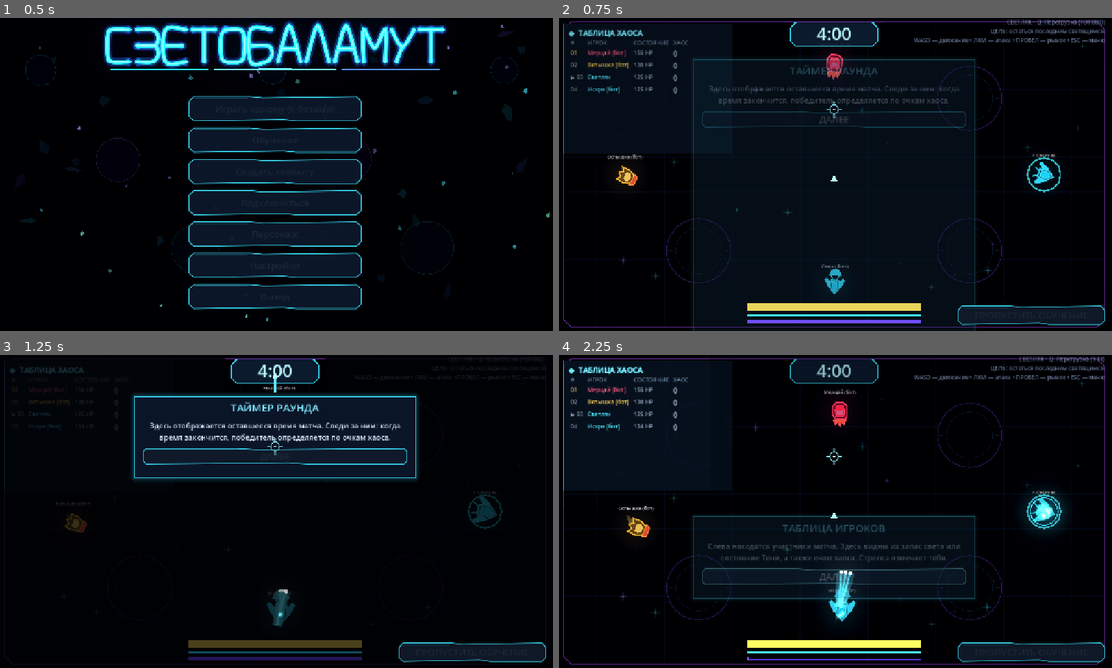
Above: before the commit, frames 1-4 (two rows, left to right).
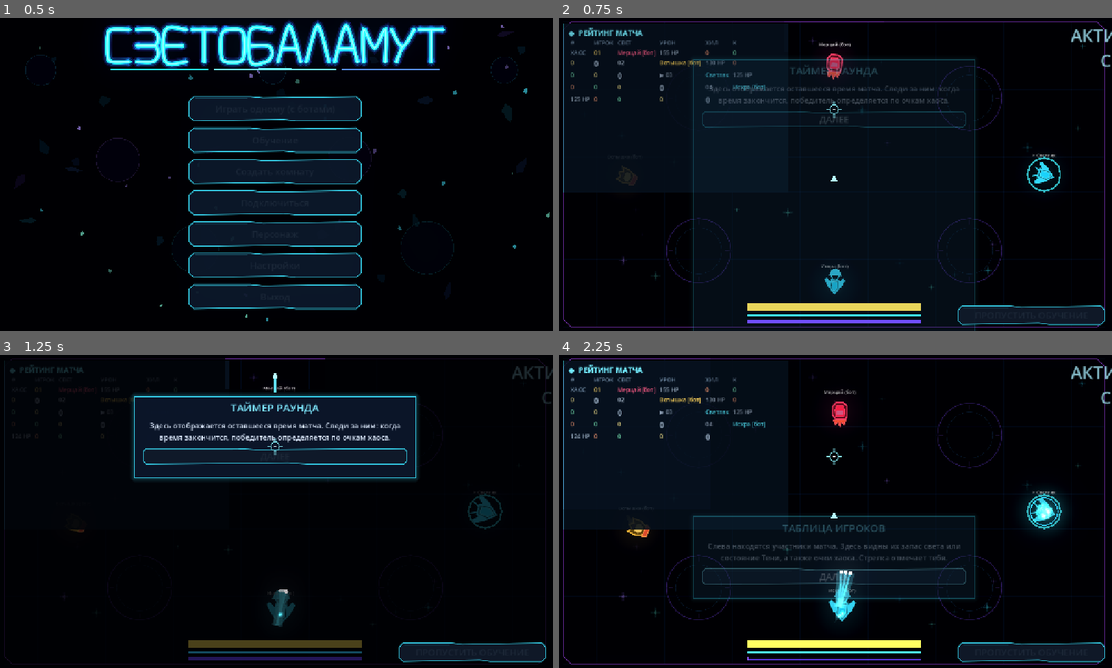
Above: after the commit, the same moments.

Repository: DvoreZZKy/svetobalamut
Game: Godot game, scene res://scenes/menu.tscn
The game is run twice, just before and just after one commit, with the same random seed, the same clock (stepped at 60 frames per second) and the same inputs.
Inputs (mouse positions are in pixels of both pictures, inside the frame that each line leads up to):
- Up to frame 1 (0.5 s): no input
- Up to frame 2 (0.75 s): click "Играть одному (с ботами)" at 0.5 s
- Up to frame 3 (1.25 s): no input
- Up to frame 4 (2.25 s): tap Enter (restart) at 1.25 s; move the mouse to (957, 495) at 1.27 s; hold D (right) 1.28-2 s; tap Q (ability) at 1.35 s; click (957, 495) at 1.42 s; click "ДАЛЕЕ" at 2 s

Frame 1 is identical in both runs. In frame 2, 3.6% of the frame differs, in the area x 0-100%, y 0-56%; in frame 3, 1.6%; in frame 4, 4.9%.

Commit message:
Redesign match HUD and post-match leaderboards

Diff:
--- a/scripts/arena.gd
+++ b/scripts/arena.gd
@@ -287,14 +287,16 @@
 	var cl := CanvasLayer.new()
 	cl.layer = 10
 	add_child(cl)
-	timer_lbl = _label("4:00", 46, Vector2.ZERO, Vector2(220, 58), cl, true)
-	timer_lbl.anchor_left = 0.5
-	timer_lbl.anchor_right = 0.5
-	timer_lbl.offset_left = -110
-	timer_lbl.offset_right = 110
-	timer_lbl.offset_top = 8
-	timer_lbl.offset_bottom = 66
-	timer_lbl.modulate = Color(0.6, 1.8, 2.2)
+	timer_lbl = _label("АКТИВНЫЙ ХАОС", 20, Vector2.ZERO, Vector2(420, 84), cl, true)
+	timer_lbl.anchor_left = 1.0
+	timer_lbl.anchor_right = 1.0
+	timer_lbl.offset_left = -430
+	timer_lbl.offset_right = -16
+	timer_lbl.offset_top = 12
+	timer_lbl.offset_bottom = 96
+	timer_lbl.horizontal_alignment = HORIZONTAL_ALIGNMENT_RIGHT
+	timer_lbl.vertical_alignment = VERTICAL_ALIGNMENT_TOP
+	timer_lbl.modulate = Color("#a9efff")
 	banner = _label("", 70, Vector2.ZERO, Vector2(1280, 100), cl, true)
 	banner.anchor_left = 0.5
 	banner.anchor_right = 0.5
@@ -309,7 +311,7 @@
 	score_lbl.fit_content = true
 	score_lbl.scroll_active = false
 	score_lbl.position = Vector2(16, 12)
-	score_lbl.size = Vector2(390, 300)
+	score_lbl.size = Vector2(520, 390)
 	score_lbl.clip_contents = true
 	score_lbl.mouse_filter = Control.MOUSE_FILTER_IGNORE
 	score_lbl.add_theme_font_size_override("normal_font_size", 13)
@@ -337,15 +339,15 @@
 	help_lbl.horizontal_alignment = HORIZONTAL_ALIGNMENT_RIGHT
 	help_lbl.autowrap_mode = TextServer.AUTOWRAP_WORD_SMART
 	help_lbl.add_theme_font_size_override("font_size", 13)
-	help_lbl.modulate = Color(0.7, 0.8, 1.0, 0.75)
+	help_lbl.modulate = Color(0.7, 0.8, 1.0, 0.0)
 	timer_shape = Polygon2D.new()
-	timer_shape.position = Vector2(640, 38)
+	timer_shape.position = Vector2(1070, 54)
 	timer_shape.polygon = PackedVector2Array([
 		Vector2(-88, -28), Vector2(88, -28), Vector2(101, -15),
 		Vector2(101, 15), Vector2(88, 28), Vector2(-88, 28),
 		Vector2(-101, 15), Vector2(-101, -15)
 	])
-	timer_shape.color = Color("#0c1d31", 0.92)
+	timer_shape.color = Color("#0c1d31", 0.0)
 	timer_shape.z_index = -1
 	cl.add_child(timer_shape)
 	timer_outline = Line2D.new()
@@ -354,7 +356,7 @@
 	timer_outline.closed = true
 	timer_outline.width = 2.0
 	timer_outline.z_index = -1
-	timer_outline.default_color = Color("#39d9f0", 0.92)
+	timer_outline.default_color = Color("#39d9f0", 0.0)
 	cl.add_child(timer_outline)
 	timer_lbl.size = Vector2(190, 58)
 	timer_lbl.offset_left = -95
@@ -546,27 +548,6 @@
 
 
 func _draw_bullets() -> void:
-	for obstacle in view.get("ob", []):
-		var center: Vector2 = obstacle[0]
-		var radius: float = float(obstacle[1])
-		var health: float = float(obstacle[2])
-		var max_health: float = float(obstacle[3])
-		var ratio := clampf(health / maxf(max_health, 1.0), 0.0, 1.0)
-		var points := PackedVector2Array()
-		for side in 9:
-			var angle := TAU * float(side) / 9.0
-			var uneven := radius * (0.88 + 0.12 * sin(float(side) * 7.1 + center.x))
-			points.append(center + Vector2.from_angle(angle) * uneven)
-		var rock_color := Color("#59616d").lerp(Color("#a65d45"), 1.0 - ratio)
-		bullet_layer.draw_colored_polygon(points, rock_color)
-		bullet_layer.draw_polyline(points, Color("#b9c6d4", 0.9), 3.0, true)
-		bullet_layer.draw_line(center + Vector2(-radius * 0.35, -radius * 0.12), center + Vector2(radius * 0.1, radius * 0.3), Color("#343b48"), 3.0, true)
-		bullet_layer.draw_line(center + Vector2(radius * 0.08, -radius * 0.32), center + Vector2(radius * 0.34, radius * 0.02), Color("#343b48"), 2.0, true)
-		if ratio < 0.999:
-			var bar_width := radius * 1.25
-			var bar_y := center.y - radius - 13.0
-			bullet_layer.draw_rect(Rect2(center.x - bar_width * 0.5, bar_y, bar_width, 5.0), Color("#202631"))
-			bullet_layer.draw_rect(Rect2(center.x - bar_width * 0.5, bar_y, bar_width * ratio, 5.0), Color("#ffb45c"))
 	for meteor in view.get("mt", []):
 		var center: Vector2 = meteor[0]
 		var remaining: float = float(meteor[1])
@@ -1098,19 +1079,15 @@
 	if pause_open:
 		_layout_pause_menu()
 	var over: bool = view.get("ph", "play") == "over"
-	var secs := maxi(0, int(view.get("tl", Sim.MATCH_TIME)))
-	timer_lbl.text = "%d:%02d" % [secs / 60, secs % 60]
-	timer_lbl.modulate = Color("#ff789b") if secs <= 30 else Color("#b8f8ff")
-	# Chaos messes with the HUD clock (display only; the real match clock is untouched).
-	if not over and Time.get_ticks_msec() < timer_glitch_until:
-		var step := int(Time.get_ticks_msec() / 85)
-		if step != glitch_step:
-			glitch_step = step
-			glitch_text = "%d:%02d" % [randi() % 9, randi() % 60]
-		timer_lbl.text = glitch_text
-		timer_lbl.modulate = Color("#ffd45c")
-	if over:
-		timer_lbl.text = "0:00"
+	var active_chaos: Array[String] = []
+	var fx: Dictionary = view.get("fx", {})
+	for chaos_key in fx.keys():
+		if float(fx[chaos_key]) > 0.0 and CHAOS_RU.has(chaos_key):
+			active_chaos.append(str(CHAOS_RU[chaos_key]))
+	if int(view.get("bomb", 0)) != 0:
+		active_chaos.append("НЕОНОВАЯ БОМБА")
+	timer_lbl.text = "АКТИВНЫЙ ХАОС\n" + ("  •  ".join(active_chaos) if not active_chaos.is_empty() else "СЕЙЧАС ТИХО")
+	timer_lbl.modulate = Color("#ffd47a") if not active_chaos.is_empty() else Color("#a9efff")
 	var rows: Array = []
 	var me: Dictionary = {}
 	for pd in view.get("pl", []):
@@ -1120,11 +1097,14 @@
 			rows.append(pd)
 	# Leaderboard follows the actual match objective: chaos first, then remaining light.
 	rows.sort_custom(func(a, b): return a.pt > b.pt if a.pt != b.pt else a.l > b.l)
-	var txt := "[font_size=17][color=#74edff][b]◈  ТАБЛИЦА ХАОСА[/b][/color][/font_size]\n"
-	txt += "[table=4]"
+	var txt := "[font_size=17][color=#74edff][b]◈  РЕЙТИНГ МАТЧА[/b][/color][/font_size]\n"
+	txt += "[table=6]"
 	txt += "[cell][color=#718ba5]#[/color][/cell]"
 	txt += "[cell][color=#718ba5]ИГРОК[/color][/cell]"
-	txt += "[cell][color=#718ba5]СОСТОЯНИЕ[/color][/cell]"
+	txt += "[cell][color=#718ba5]СВЕТ[/color][/cell]"
+	txt += "[cell][color=#718ba5]УРОН[/color][/cell]"
+	txt += "[cell][color=#718ba5]ХИЛ[/color][/cell]"
+	txt += "[cell][color=#718ba5]K[/color][/cell]"
 	txt += "[cell][color=#718ba5]ХАОС[/color][/cell]"
 	for rank_i in rows.size():
 		var pd: Dictionary = rows[rank_i]
@@ -1137,6 +1117,9 @@
 		txt += "[cell][color=%s]%s%02d[/color][/cell]" % [rank_color, current_marker, rank_i + 1]
 		txt += "[cell][color=#%s]%s[/color][/cell]" % [hex, display_name]
 		txt += "[cell][color=#9aacc0]%s[/color][/cell]" % state_text
+		txt += "[cell][color=#ff9d75]%d[/color][/cell]" % int(pd.get("dm", 0.0))
+		txt += "[cell][color=#7df0bb]%d[/color][/cell]" % int(pd.get("hl", 0.0))
+		txt += "[cell][color=#f4e08a]%d[/color][/cell]" % int(pd.ki)
 		txt += "[cell][color=%s][b]%d[/b][/color][/cell]" % [chaos_color, int(pd.pt)]
 	txt += "[/table]"
 	if txt != last_score_text:  # re-parsing BBCode every frame was needless work
@@ -1174,7 +1157,22 @@
 		for pd in view.get("pl", []):
 			if pd.i == view.get("wn", 0):
 				wn = pd.n
-		over_lbl.text = "ПОБЕДИТЕЛЬ\n%s" % wn
+		var final_rows: Array = []
+		for pd in view.get("pl", []):
+			if not pd.d:
+				final_rows.append(pd)
+		var damage_rank := final_rows.duplicate()
+		var heal_rank := final_rows.duplicate()
+		var kill_rank := final_rows.duplicate()
+		var chaos_rank := final_rows.duplicate()
+		damage_rank.sort_custom(func(a, b): return float(a.get("dm", 0.0)) > float(b.get("dm", 0.0)))
+		heal_rank.sort_custom(func(a, b): return float(a.get("hl", 0.0)) > float(b.get("hl", 0.0)))
+		kill_rank.sort_custom(func(a, b): return int(a.ki) > int(b.ki))
+		chaos_rank.sort_custom(func(a, b): return int(a.pt) > int(b.pt))
+		var report := "ПОБЕДИТЕЛЬ: %s\n\n" % wn
+		report += "УРОН: %s  •  ХИЛ: %s\n" % [_rank_line(damage_rank, "dm"), _rank_line(heal_rank, "hl")]
+		report += "КИЛЛЫ: %s  •  ХАОС: %s" % [_rank_line(kill_rank, "ki"), _rank_line(chaos_rank, "pt")]
+		over_lbl.text = report
 		over_lbl.modulate = Color(1.1, 1.35, 1.65)
 		_layout_game_over()
 	else:
@@ -1184,6 +1182,17 @@
 		over_lbl.visible = false
 		over_restart_btn.visible = false
 		over_menu_btn.visible = false
+
+
+func _rank_line(rank: Array, key: String) -> String:
+	if rank.is_empty():
+		return "—"
+	var out: Array[String] = []
+	for i in mini(3, rank.size()):
+		var p: Dictionary = rank[i]
+		var value := int(p.get(key, 0.0))
+		out.append("%s %d" % [str(p.n), value])
+	return " / ".join(out)
 
 
 # -------------------------------------------------------------- эффекты ---
@@ -1206,7 +1215,7 @@
 
 func _layout_game_over() -> void:
 	var vp := get_viewport().get_visible_rect().size
-	var panel_size := Vector2(minf(760.0, vp.x - 48.0), 330.0)
+	var panel_size := Vector2(minf(900.0, vp.x - 48.0), 430.0)
 	var pos := (vp - panel_size) * 0.5
 	var cut := 22.0
 	var points := PackedVector2Array([
@@ -1217,10 +1226,10 @@
 	])
 	over_shape.polygon = points
 	over_outline.points = points
-	over_lbl.position = Vector2(pos.x + 20.0, pos.y + 48.0)
-	over_lbl.size = Vector2(panel_size.x - 40.0, 145.0)
-	over_lbl.add_theme_font_size_override("font_size", 38)
-	var buttons_y := pos.y + panel_size.y - 82.0
+	over_lbl.position = Vector2(pos.x + 28.0, pos.y + 34.0)
+	over_lbl.size = Vector2(panel_size.x - 56.0, 300.0)
+	over_lbl.add_theme_font_size_override("font_size", 19)
+	var buttons_y := pos.y + panel_size.y - 70.0
 	over_restart_btn.position = Vector2(pos.x + panel_size.x * 0.5 - 222.0, buttons_y)
 	over_menu_btn.position = Vector2(pos.x + panel_size.x * 0.5 + 12.0, buttons_y)
 
